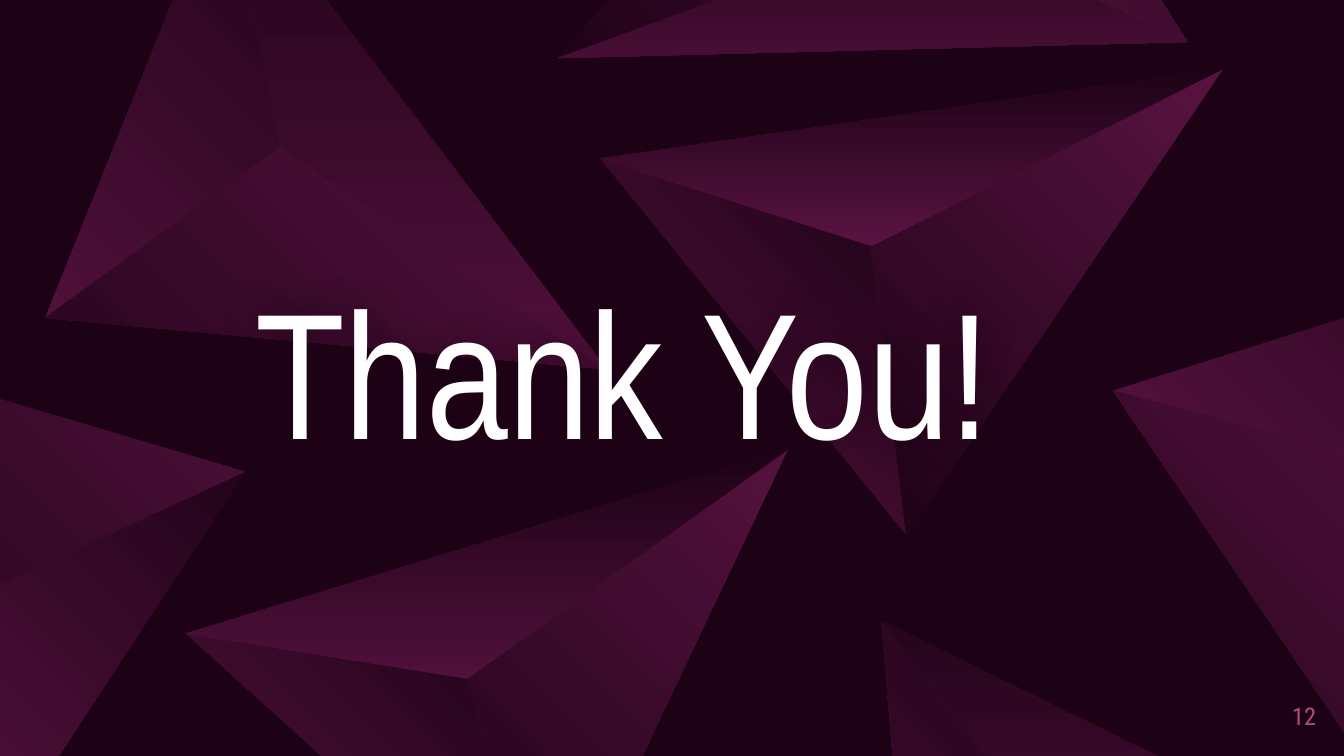
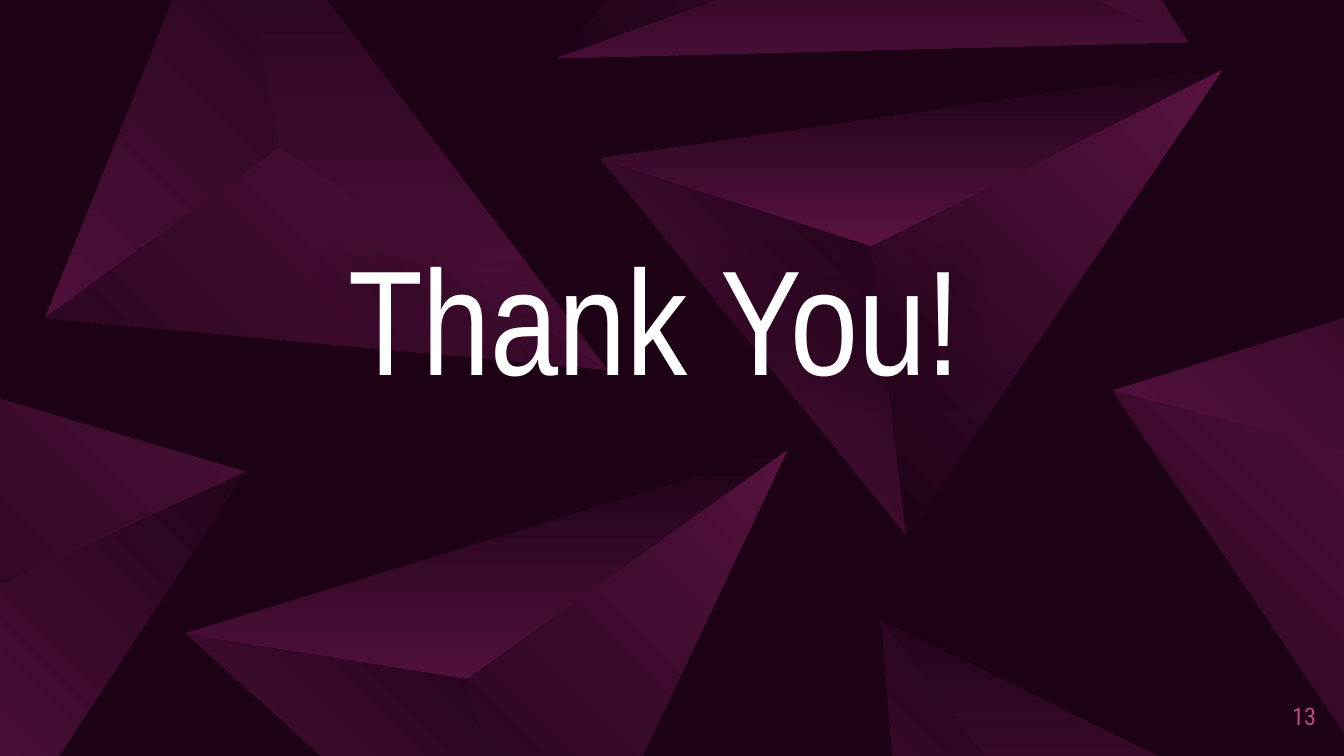
Before and after one commit to Abhisheknayak-programer/Semester, a slide deck: slide 13 of 6 Semester Seminar/Reverse_Geocoding.pptx (slide 12 before the commit). Drawn at 1344x756 pixels with LibreOffice and Linux fonts; fonts in the diff are those of the drawing. Boxes give left, top, right and bottom in pixels: in the first picture for what was removed or moved away, otherwise in the second. Text is boxed around its words. In the diff, an @@ line names an element or a change of style, - is before the commit and + after.

```diff
--- a/6 Semester Seminar/Reverse_Geocoding.pptx
+++ b/6 Semester Seminar/Reverse_Geocoding.pptx
@@ title "Thank You!": place and size @@
-title "Thank You!" at [255, 294, 991, 441]
+title "Thank You!" at [348, 266, 961, 377]
@@ title "Thank You!" at [348, 266, 961, 377]: size 96 to 80 pt; alignment left to centre @@
@@ page number at [1292, 707, 1316, 725]: text changed @@
-12
+13
```
Also in this commit, not shown: 3 other slides changed, 1 slide added, 2 other files.
